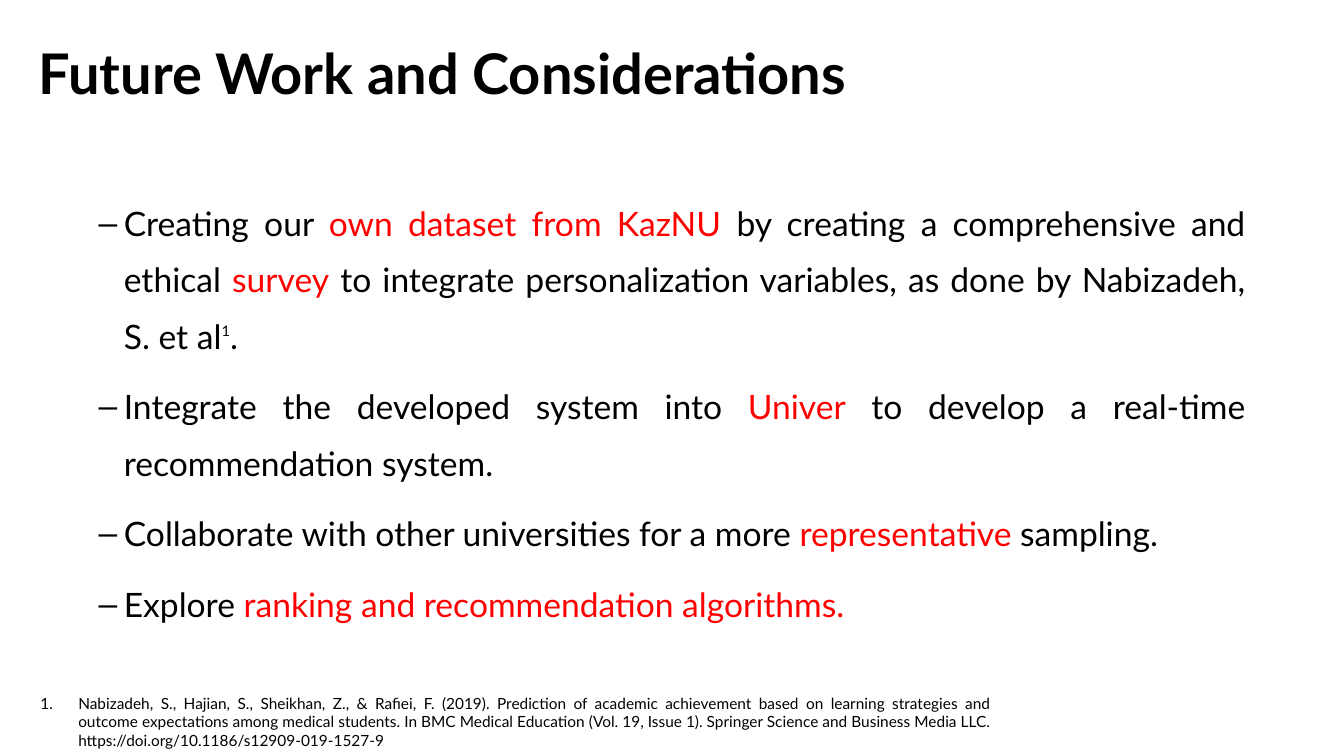
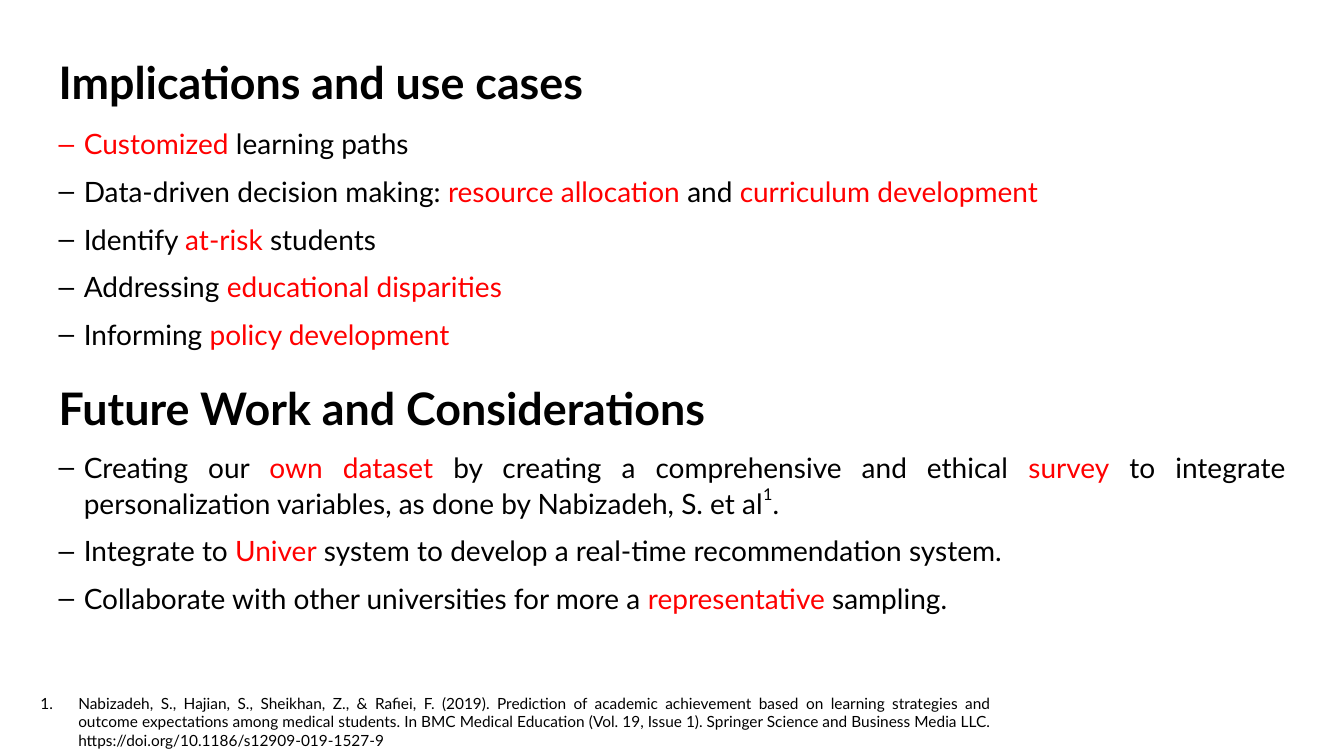
Before and after one commit to samsondawit/student-success, a slide deck: slide 6 of GUI/UI presentation.pptx. Drawn at 1344x756 pixels with LibreOffice and Linux fonts; fonts in the diff are those of the drawing. Boxes give left, top, right and bottom in pixels: in the first picture for what was removed or moved away, otherwise in the second. Text is boxed around its words. In the diff, an @@ line names an element or a change of style, - is before the commit and + after.

```diff
--- a/GUI/UI presentation.pptx
+++ b/GUI/UI presentation.pptx
@@ text added at (59,65,583,107), 32 pt, text #000000, bold @@
+Implications and use cases
@@ text added at (84,133,1038,350), 20 pt, text #FF0000 @@
+– Customized learning paths
+– Data-driven decision making: resource allocation and curriculum development
+– Identify at-risk students
+– Addressing educational disparities
+– Informing policy development
@@ text "Future Work and Considerations": place and size @@
-text "Future Work and Considerations" at (39,52,845,95)
+text "Future Work and Considerations" at (59,391,705,426)
@@ text "Future Work and Considerations" at (59,391,705,426): size 40 to 32 pt @@
@@ text at (84,457,1285,614): text changed; size 24 to 20 pt @@
-– Creating our own dataset from KazNU by creating a comprehensive and ethical survey to integrate personalization variables, as done by Nabizadeh, S. et al1.
-– Integrate the developed system into Univer to develop a real-time recommendation system.
-– Collaborate with other universities for a more representative sampling.
-– Explore ranking and recommendation algorithms.
+– Creating our own dataset by creating a comprehensive and ethical survey to integrate personalization variables, as done by Nabizadeh, S. et al1.
+– Integrate to Univer system to develop a real-time recommendation system.
+– Collaborate with other universities for more a representative sampling.
```
Also in this commit, not shown: 2 other slides changed, 5 slides added, 4 slides removed.
